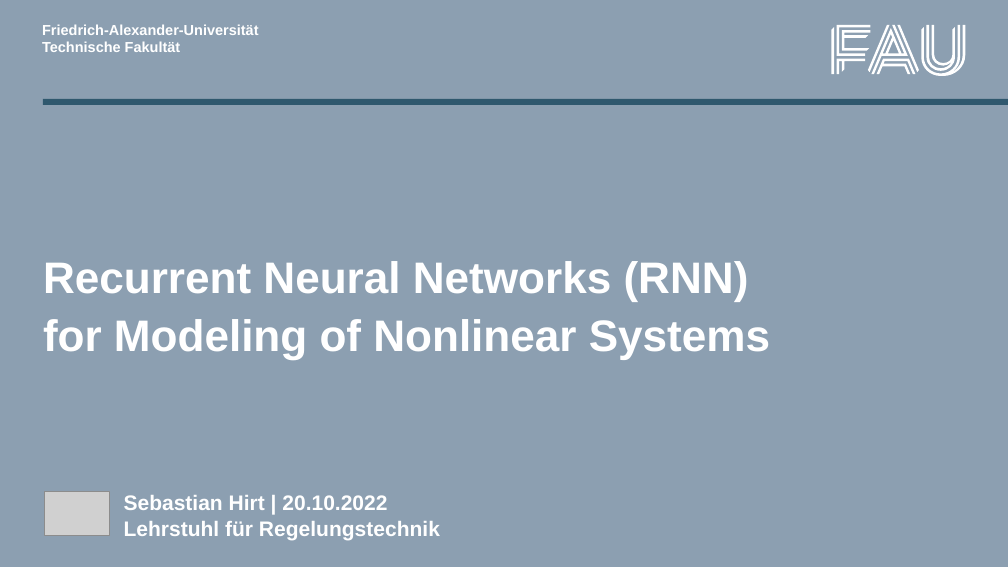
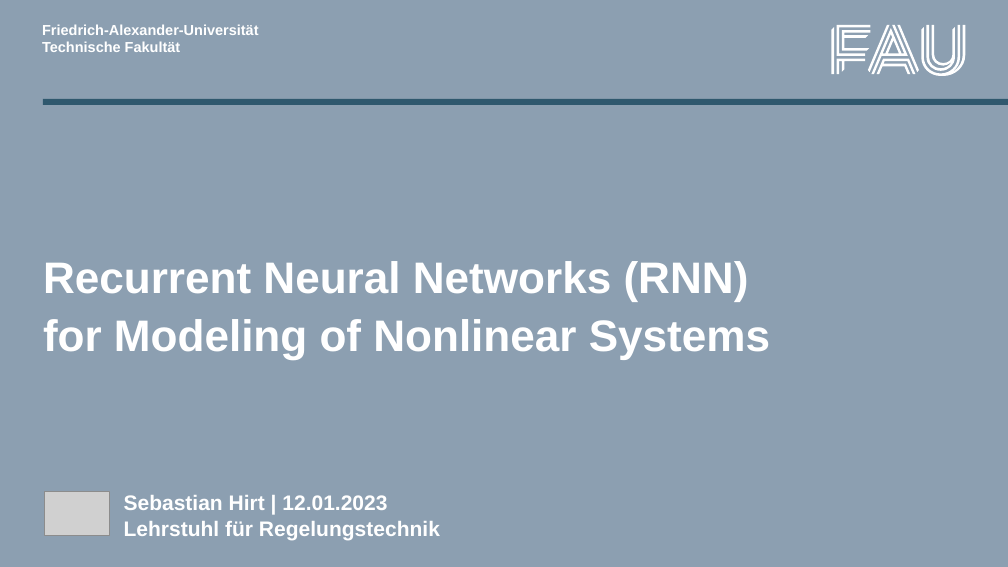
Before and after one commit to mokronos/nonlinearLSTM, a slide deck: slide 1 of presentation/nonlinearLSTM_slides.pptx. Drawn at 1008x567 pixels with LibreOffice and Linux fonts; fonts in the diff are those of the drawing; grey boxes stand for pictures; background and template pictures are left out. Boxes give left, top, right and bottom in pixels: in the first picture for what was removed or moved away, otherwise in the second. Text is boxed around its words. In the diff, an @@ line names an element or a change of style, - is before the commit and + after.

```diff
--- a/presentation/nonlinearLSTM_slides.pptx
+++ b/presentation/nonlinearLSTM_slides.pptx
@@ text at (124, 495, 387, 510): text changed @@
-Sebastian Hirt | 20.10.2022
+Sebastian Hirt | 12.01.2023
```
Also in this commit, not shown: 31 other slides changed, 1 other file.
